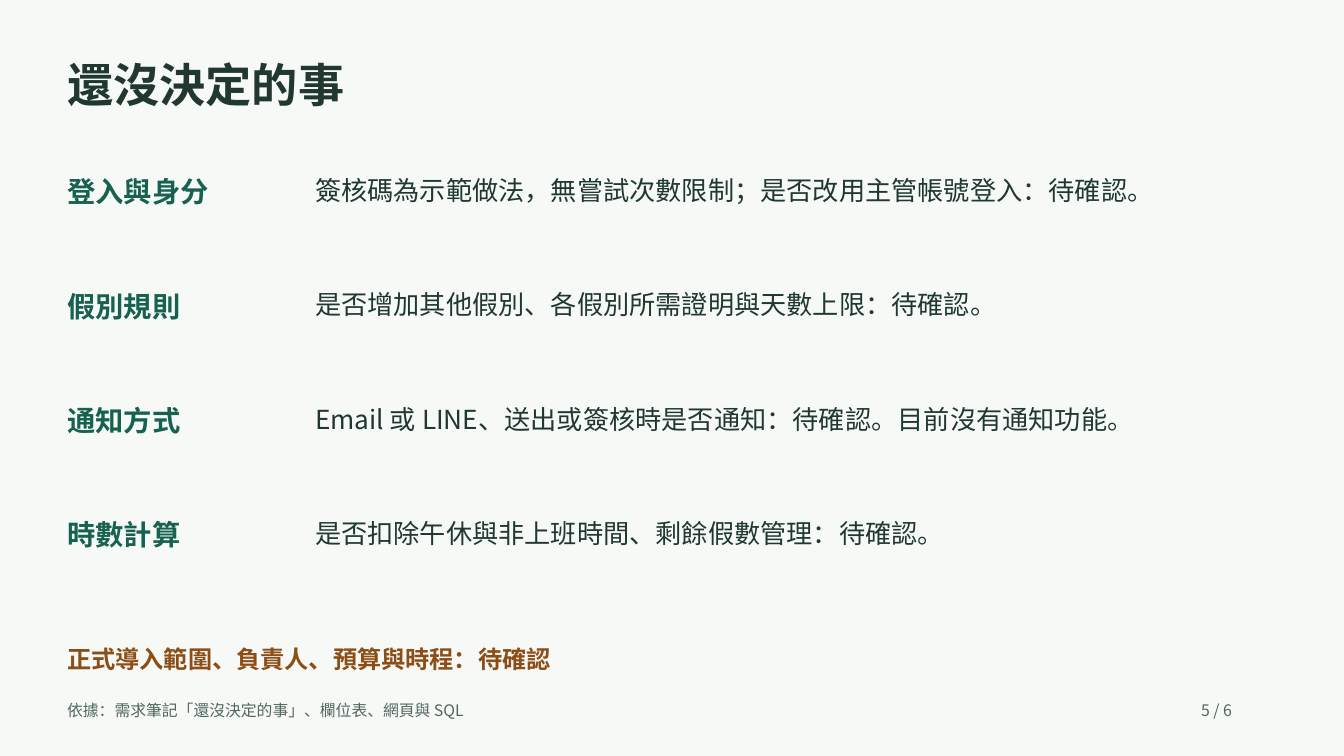
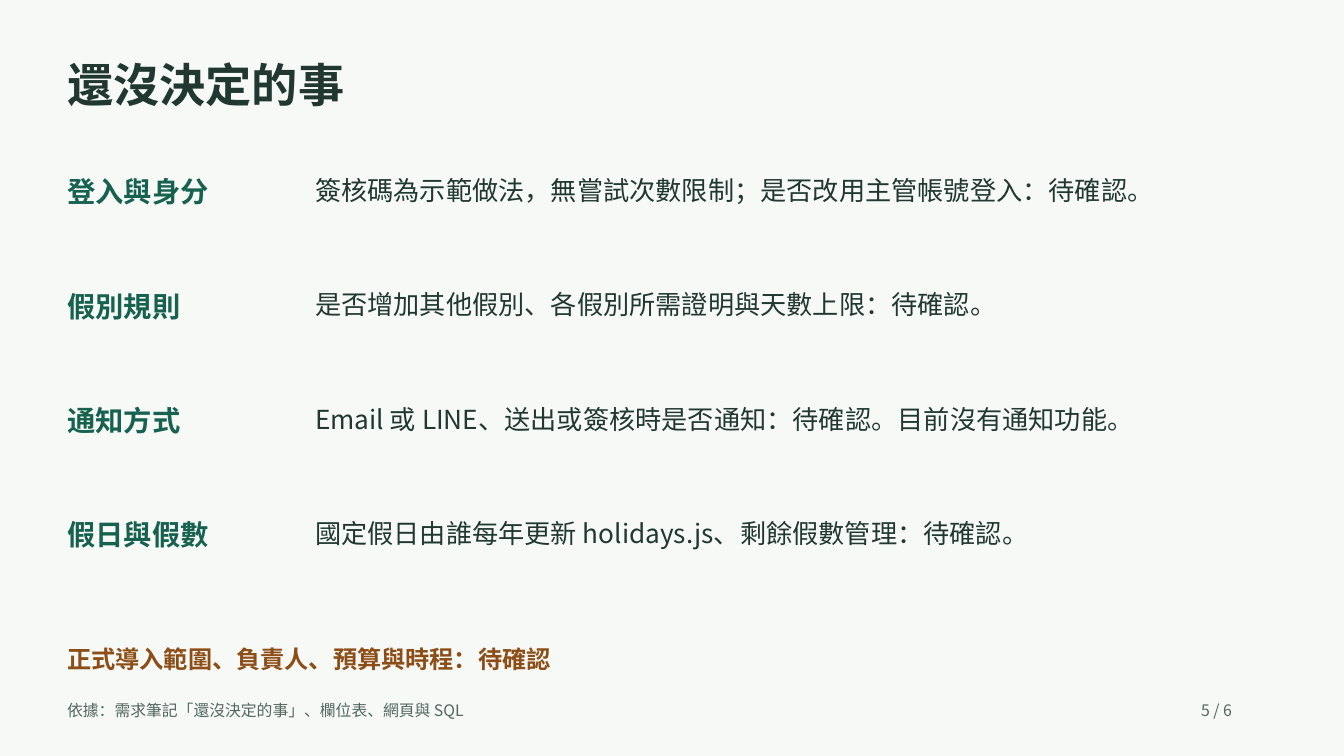
Before and after one commit to 3075zw-byte/i-prop-520, a slide deck: slide 5 of 文件/請假申請系統提案.pptx. Drawn at 1344x756 pixels with LibreOffice and Linux fonts; fonts in the diff are those of the drawing. Boxes give left, top, right and bottom in pixels: in the first picture for what was removed or moved away, otherwise in the second. Text is boxed around its words. In the diff, an @@ line names an element or a change of style, - is before the commit and + after.

```diff
--- a/文件/請假申請系統提案.pptx
+++ b/文件/請假申請系統提案.pptx
@@ text at [67,521,209,548]: text changed @@
-時數計算
+假日與假數
@@ text at [315,521,1028,550]: text changed @@
-是否扣除午休與非上班時間、剩餘假數管理：待確認。
+國定假日由誰每年更新 holidays.js、剩餘假數管理：待確認。
```
Also in this commit, not shown: 2 other slides changed, 12 other files.
